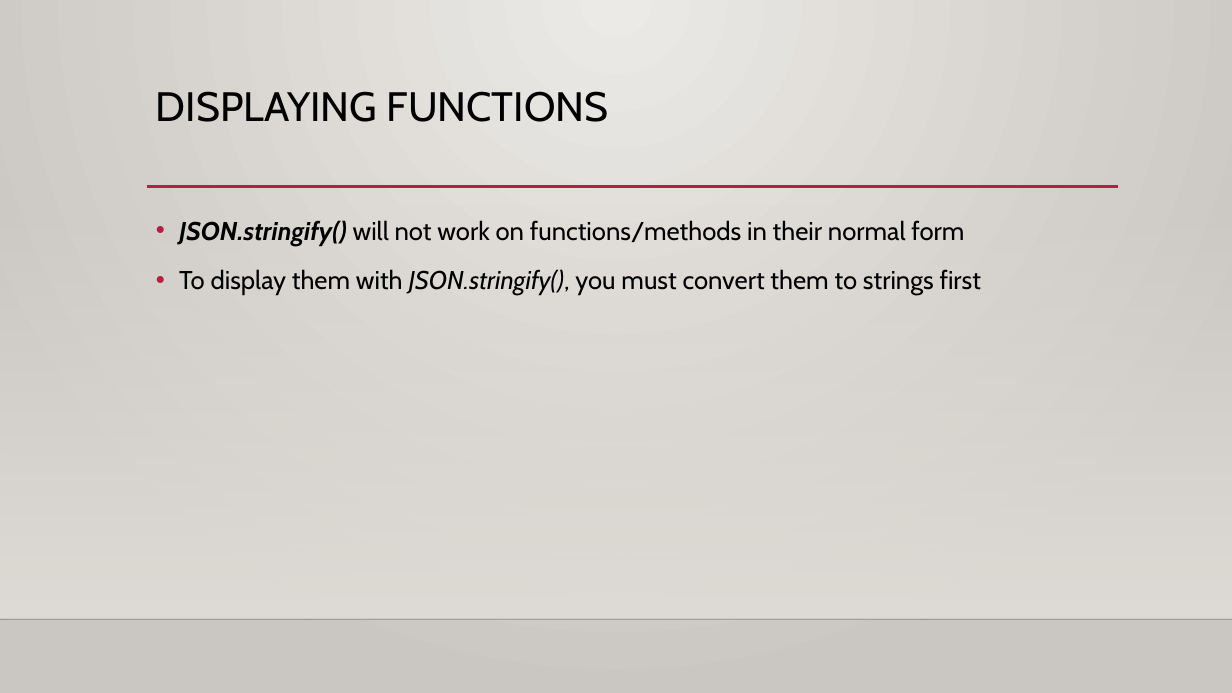
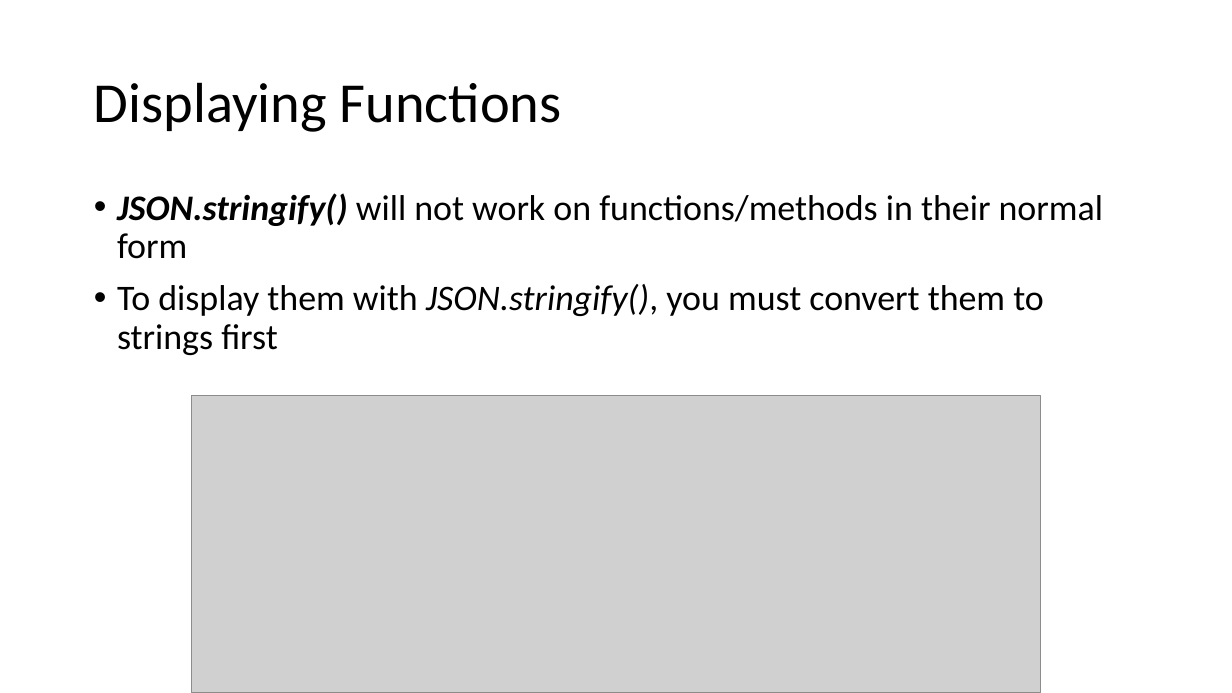
Before and after one commit to YWCANWIL-TechLab/Module11-Objects, a slide deck: slide 31 of slides/Module 11 - Objects.pptx. Drawn at 1232x693 pixels with LibreOffice and Linux fonts; fonts in the diff are those of the drawing; grey boxes stand for pictures; background and template pictures are left out. Boxes give left, top, right and bottom in pixels: in the first picture for what was removed or moved away, otherwise in the second. Text is boxed around its words. In the diff, an @@ line names an element or a change of style, - is before the commit and + after.

```diff
--- a/slides/Module 11 - Objects.pptx
+++ b/slides/Module 11 - Objects.pptx
@@ background gradient #ECEAE7 to #CAC7C1 to #FFFFFF @@
@@ title "Displaying Functions" at (94,82,562,132): vertical alignment top to middle @@
@@ title at (94,82,562,132): text changed; size 32 to 44 pt; font Cabin to Calibri @@
-DISPLAYING FUNCTIONS
+Displaying Functions
@@ rectangle removed at (0,204,1232,619) @@
@@ text "JSON.stringify() will not work on ...": place and size @@
-text "JSON.stringify() will not work on ..." at (179,220,981,295)
+text "JSON.stringify() will not work on ..." at (117,193,1103,355)
@@ text "JSON.stringify() will not work on ..." at (117,193,1103,355): size 20 to 28 pt, font Cabin to Calibri; line spacing 1.2 to 0.9 @@
@@ line removed from (147, 187) to (1118, 187) @@
@@ picture added at (192,396,1041,693) @@
@@ line removed from (0, 619) to (1232, 619) @@
```
Also in this commit, not shown: 43 other slides changed, 8 other files.
